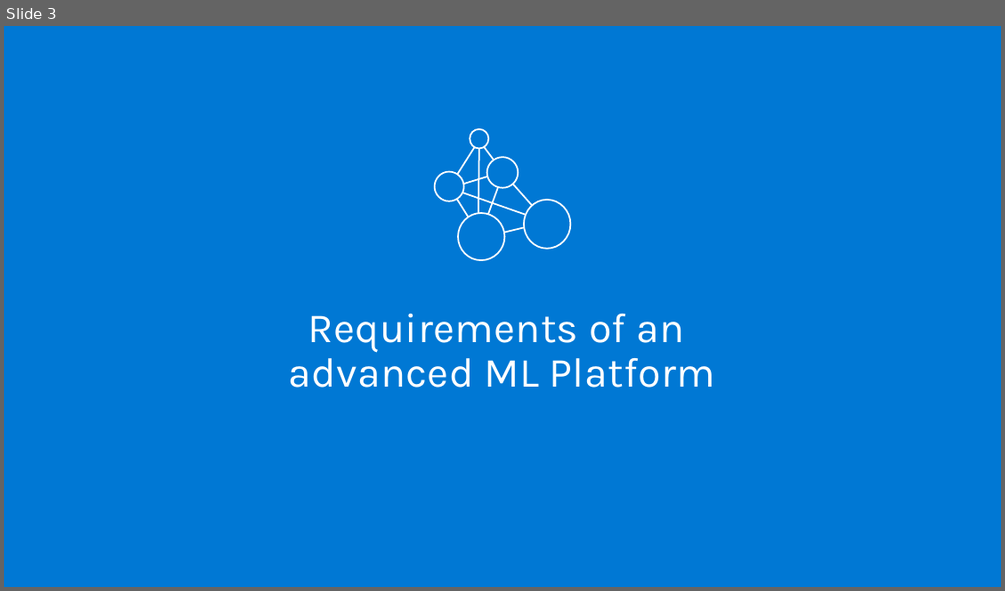
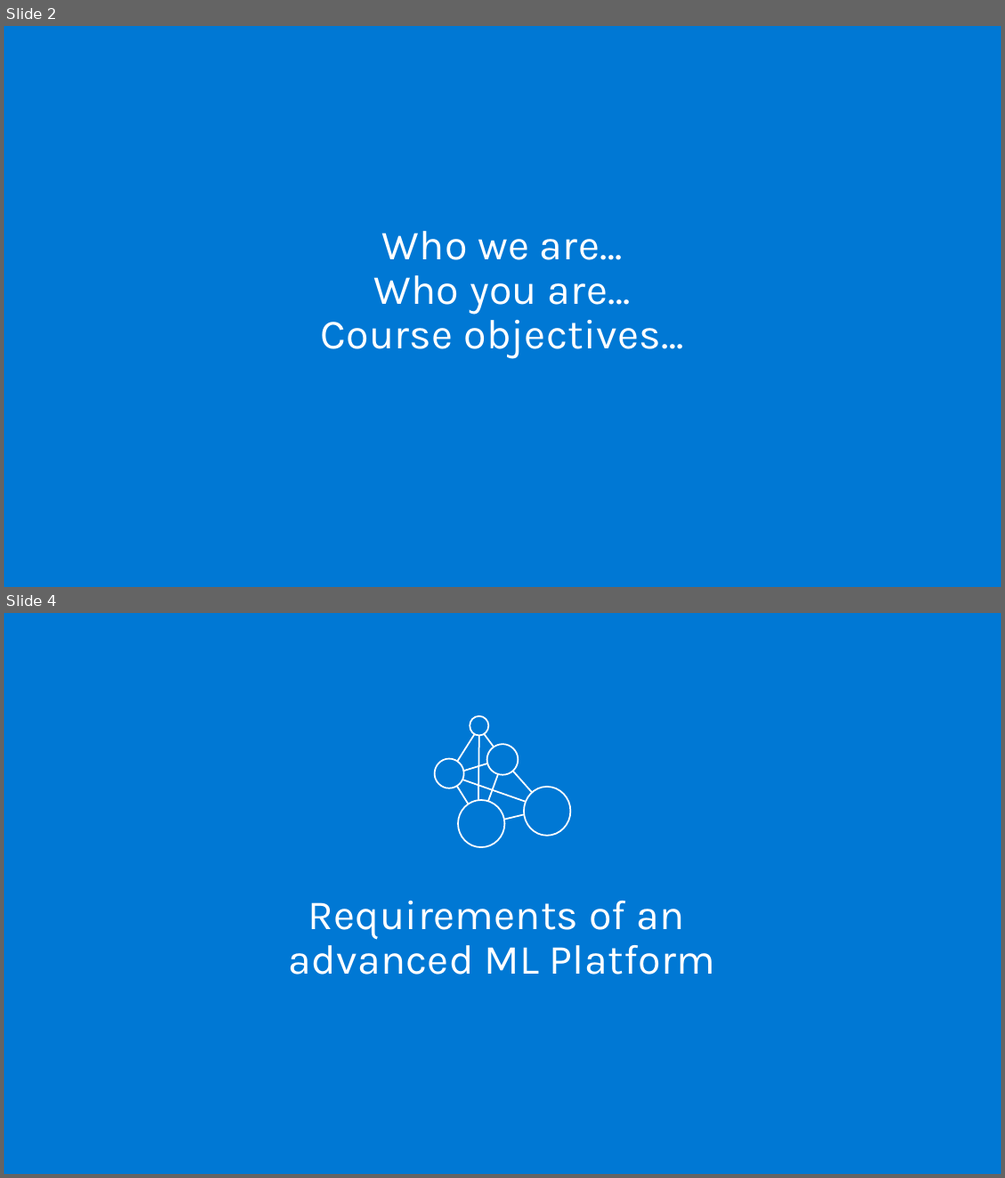
Before and after one commit to isabella232/Ignite2019-pre-day, a slide deck: Azure Machine Learning service - Overview.pptx. Shown one above the other, each under a label of ours: slide 3 before the commit, slides 2 and 4 after it; the slides between them are not shown. The pictures are 1005x591 and 1005x1178 pixels, drawn with LibreOffice and Linux fonts; fonts in the diff are those of the drawing; background and template pictures are left out. Boxes give left, top, right and bottom in pixels: in the first picture for what was removed or moved away, otherwise in the second. Text is boxed around its words. In the diff, an @@ line names an element or a change of style, - is before the commit and + after.

```diff
--- a/Azure Machine Learning service - Overview.pptx
+++ b/Azure Machine Learning service - Overview.pptx
@@ slide 2 added at bbox=[4, 26, 1001, 587], background #0078D4 @@
@@ title added at bbox=[320, 231, 683, 359], 40 pt, text #FFFFFF @@
+Who we are…
+Who you are…
+Course objectives…
@@ what was slide 3 is now slide 4 @@
```
Also in this commit, not shown: 2 slides changed, 2 other slides added, 3 slides removed.
